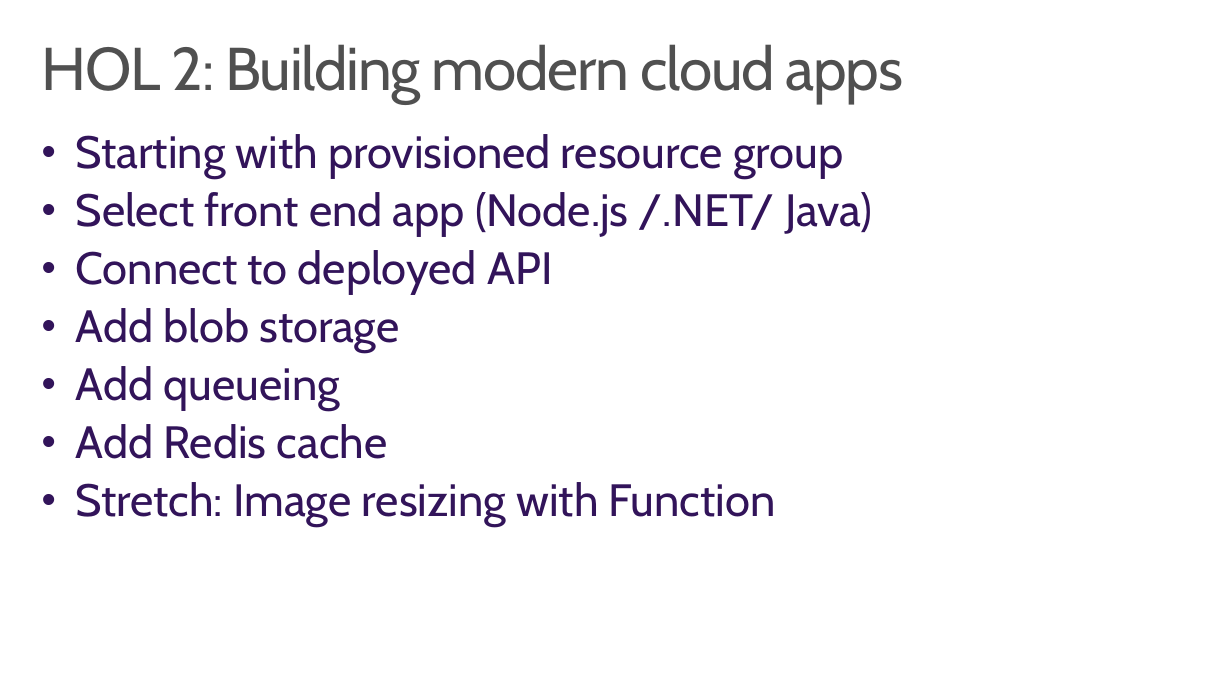
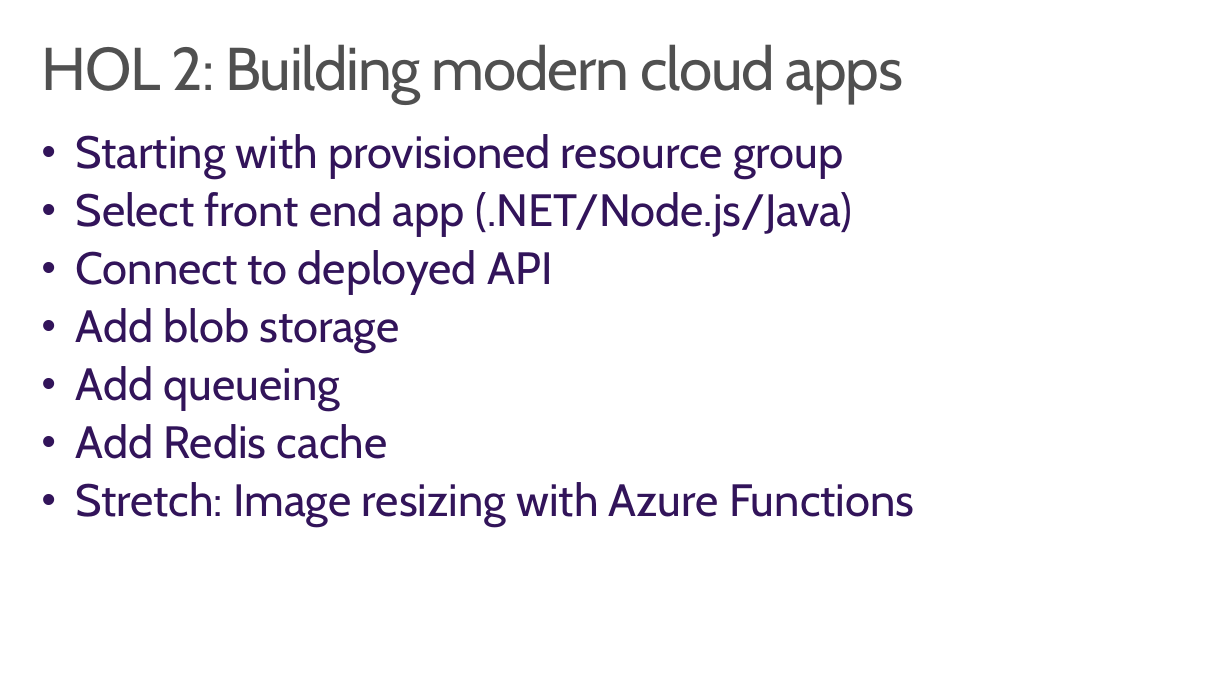
Before and after one commit to wely/DevCamp, a slide deck: slide 10 of Presentation/Module00-Hols.pptx (slide 7 before the commit). Drawn at 1232x693 pixels with LibreOffice and Linux fonts; fonts in the diff are those of the drawing; background and template pictures are left out. Boxes give left, top, right and bottom in pixels: in the first picture for what was removed or moved away, otherwise in the second. Text is boxed around its words. In the diff, an @@ line names an element or a change of style, - is before the commit and + after.

```diff
--- a/Presentation/Module00-Hols.pptx
+++ b/Presentation/Module00-Hols.pptx
@@ text at bbox=[76, 192, 852, 237]: text changed @@
-• Select front end app (Node.js /.NET/ Java)
+• Select front end app (.NET/Node.js/Java)
@@ text at bbox=[76, 482, 914, 527]: text changed @@
-• Stretch: Image resizing with Function
+• Stretch: Image resizing with Azure Functions
```
Also in this commit, not shown: 7 other slides changed, 3 slides added, 2 other files.
